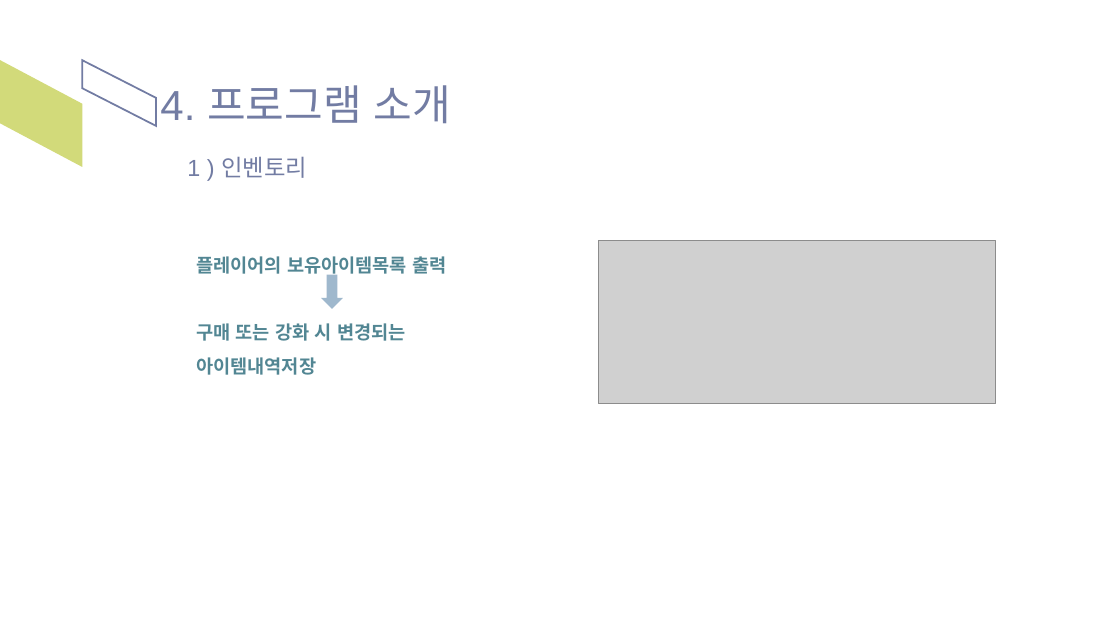
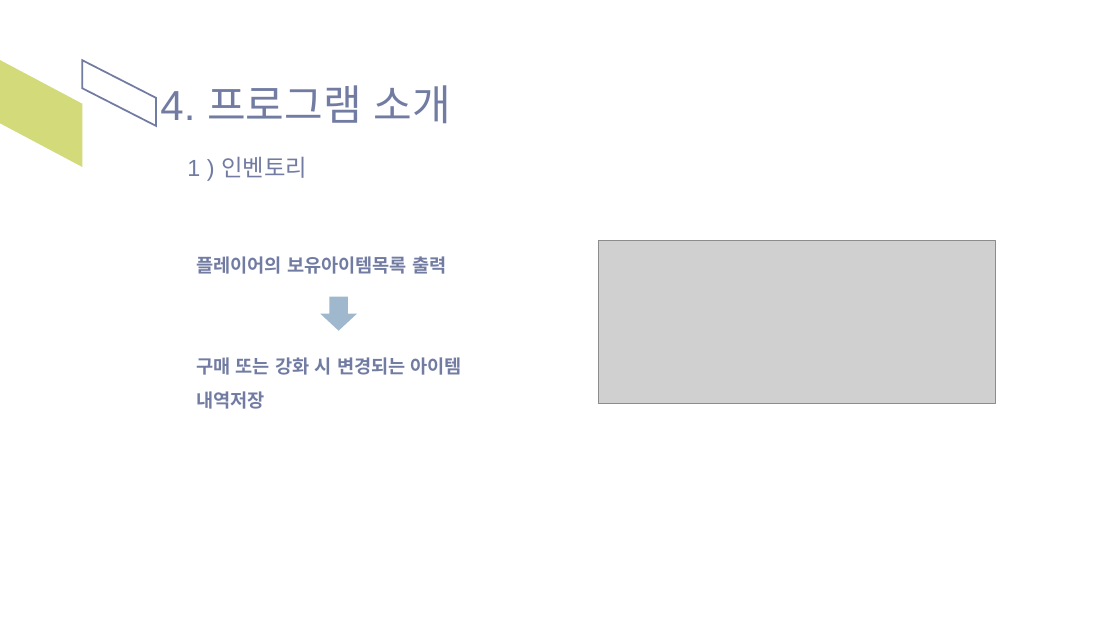
Before and after one commit to yn0315/team-project04, a slide deck: slide 10 of 프로젝트4 발표자료.pptx. Drawn at 1120x630 pixels with LibreOffice and Linux fonts; fonts in the diff are those of the drawing; grey boxes stand for pictures. Boxes give left, top, right and bottom in pixels: in the first picture for what was removed or moved away, otherwise in the second. Text is boxed around its words. In the diff, an @@ line names an element or a change of style, - is before the commit and + after.

Commit message:
09.16 아이템 업그레이드 프로그램 최종본

```diff
--- a/프로젝트4 발표자료.pptx
+++ b/프로젝트4 발표자료.pptx
@@ text at (196,256,446,274): text colour #528693 to #727CA3 in "플레이어의 보유아이템목록 출력" @@
@@ down arrow: place and size @@
-down arrow at (321,275,343,309)
+down arrow at (320,297,357,331)
@@ text at (196,357,462,409): text changed; text colour #528693 to #727CA3 @@
-구매 또는 강화 시 변경되는 아이템내역저장
+구매 또는 강화 시 변경되는 아이템
+내역저장
```
Also in this commit, not shown: 9 other slides changed, 3 other files.
